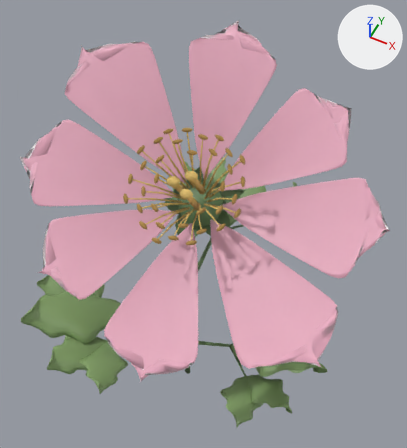
Before and after pictures for a commit that changed the glTF model www/models/flowers/peony-common-v2.glb.
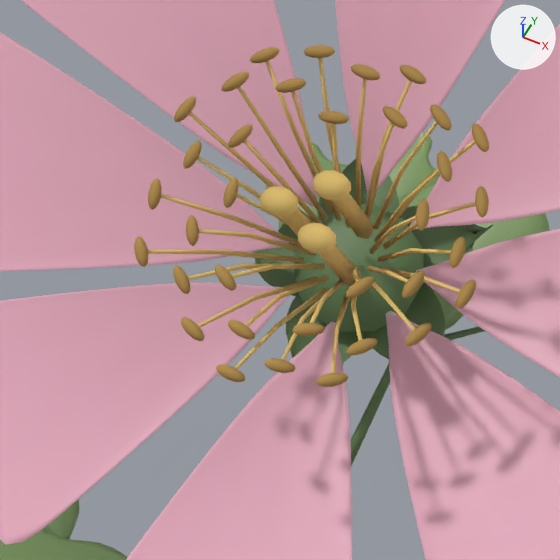
There are two pictures of each version: one whole from a 50 mm lens placed at (0.7, -1.215, 2.72), pointed at (0.017, 0.15, 1.014), one close up on the part from 19% to 66% of the width and 25% to 68% of the height. Lighting does not change. The marker at upper right points along +X, +Y and +Z. The first two pictures are the older version. Vertices at exactly the same position are counted once.

The older version as bpy lines, for what is in view:
```python
me_peony_common_v2_center = bpy.data.meshes.new('peony-common-v2-center')
me_peony_common_v2_center.from_pydata(...)  # 1111 vertices, 1792 faces; spans x -0.068..0.284, y -0.314..0.015, z 1.344..1.626
me_peony_common_v2_center.materials.append(mat_peony_center)
me_peony_common_v2_petal = bpy.data.meshes.new('peony-common-v2-petal')
me_peony_common_v2_petal.from_pydata(...)  # 3344 vertices, 6656 faces; spans x -0.511..0.701, y -0.598..0.407, z 1.113..1.773
me_peony_common_v2_petal.materials.append(mat_peony_petal)
me_peony_common_v2_stem = bpy.data.meshes.new('peony-common-v2-stem')
me_peony_common_v2_stem.from_pydata(...)  # 695 vertices, 1116 faces; spans x -0.313..0.358, y -0.338..0.334, z -0.001..1.349
me_peony_common_v2_stem.materials.append(mat_peony_stem)
ob_peony_common_v2_center = bpy.data.objects.new('peony-common-v2-center', me_peony_common_v2_center)
ob_peony_common_v2_center.location = (0.0, 0.0, 0.0)
ob_peony_common_v2_petal = bpy.data.objects.new('peony-common-v2-petal', me_peony_common_v2_petal)
ob_peony_common_v2_petal.location = (0.0, 0.0, 0.0)
ob_peony_common_v2_stem = bpy.data.objects.new('peony-common-v2-stem', me_peony_common_v2_stem)
ob_peony_common_v2_stem.location = (0.0, 0.0, 0.0)
# also in view: 'peony-common-v2-pollen' at (0.108, -0.15, 1.526); 'peony-common-v2-leaf' at (0.054, 0.029, 0.784)
```
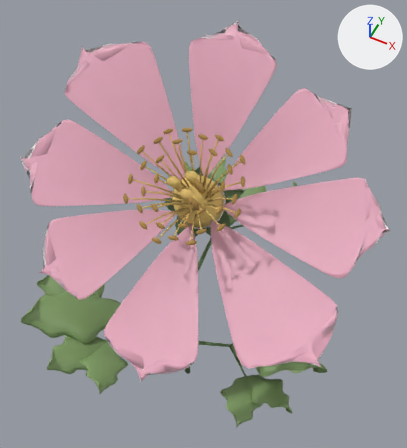
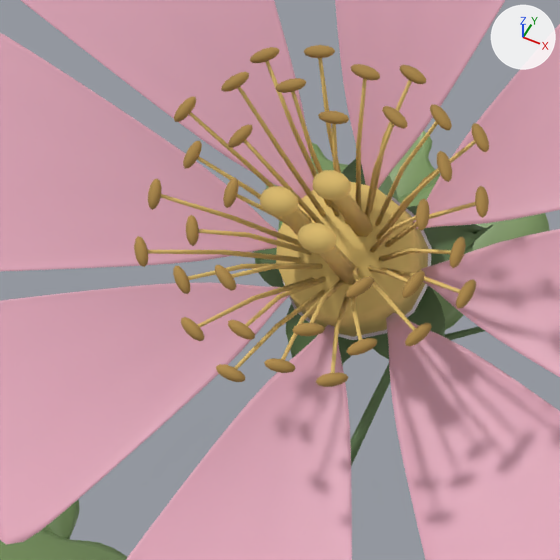
Changed parts and their boxes [x1, y1, x2, y2] in the close-ups (560 x 560 px):
part 1 of me_peony_common_v2_petal, added (mostly hidden): after [282, 195, 432, 340]
part 2 of me_peony_common_v2_center, added (brown): after [276, 182, 428, 337]
'peony-common-v2-stem', unchanged, covered by the edit: [253, 159, 494, 466] in both

The change in detail:
me_peony_common_v2_petal is used by ob_peony_common_v2_petal; location (0.0, 0.0, 0.0).
me_peony_common_v2_petal had 3344 vertices, 6656 faces and spanned x -0.511..0.701, y -0.598..0.407, z 1.113..1.773.
me_peony_common_v2_petal now has 3460 vertices, 6892 faces and spans x -0.511..0.701, y -0.598..0.407, z 1.113..1.773.
me_peony_common_v2_petal part 1: a new loose piece of 116 vertices spanning x -0.011..0.171, y -0.082..0.073, z 1.259..1.357, in mat_peony_petal.
me_peony_common_v2_center is used by ob_peony_common_v2_center; location (0.0, 0.0, 0.0).
me_peony_common_v2_center had 1111 vertices, 1792 faces and spanned x -0.068..0.284, y -0.314..0.015, z 1.344..1.626.
me_peony_common_v2_center now has 1167 vertices, 1876 faces and spans x -0.068..0.284, y -0.314..0.069, z 1.262..1.626.
me_peony_common_v2_center part 2: a new loose piece of 56 vertices spanning x -0.007..0.168, y -0.118..0.069, z 1.262..1.423, in mat_peony_center.
